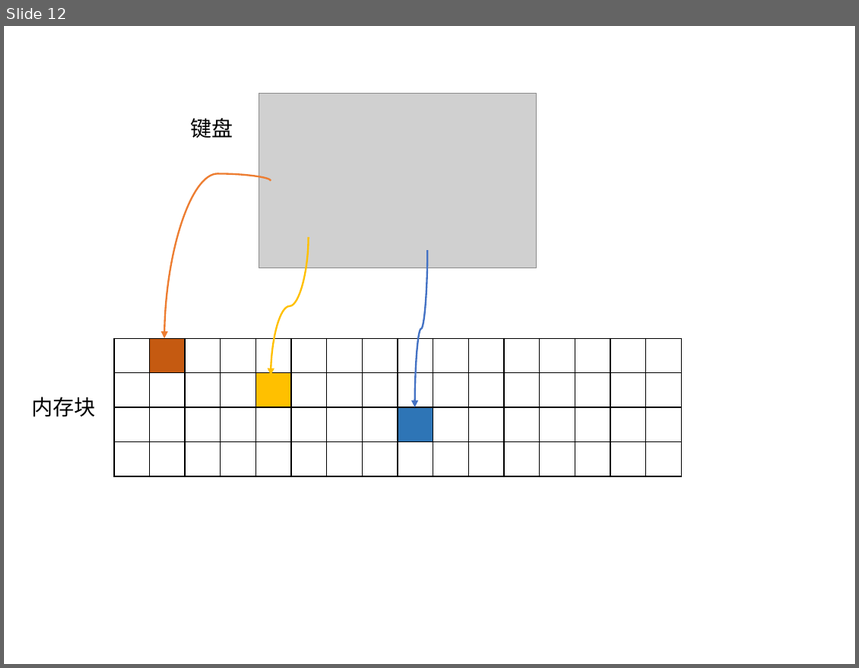
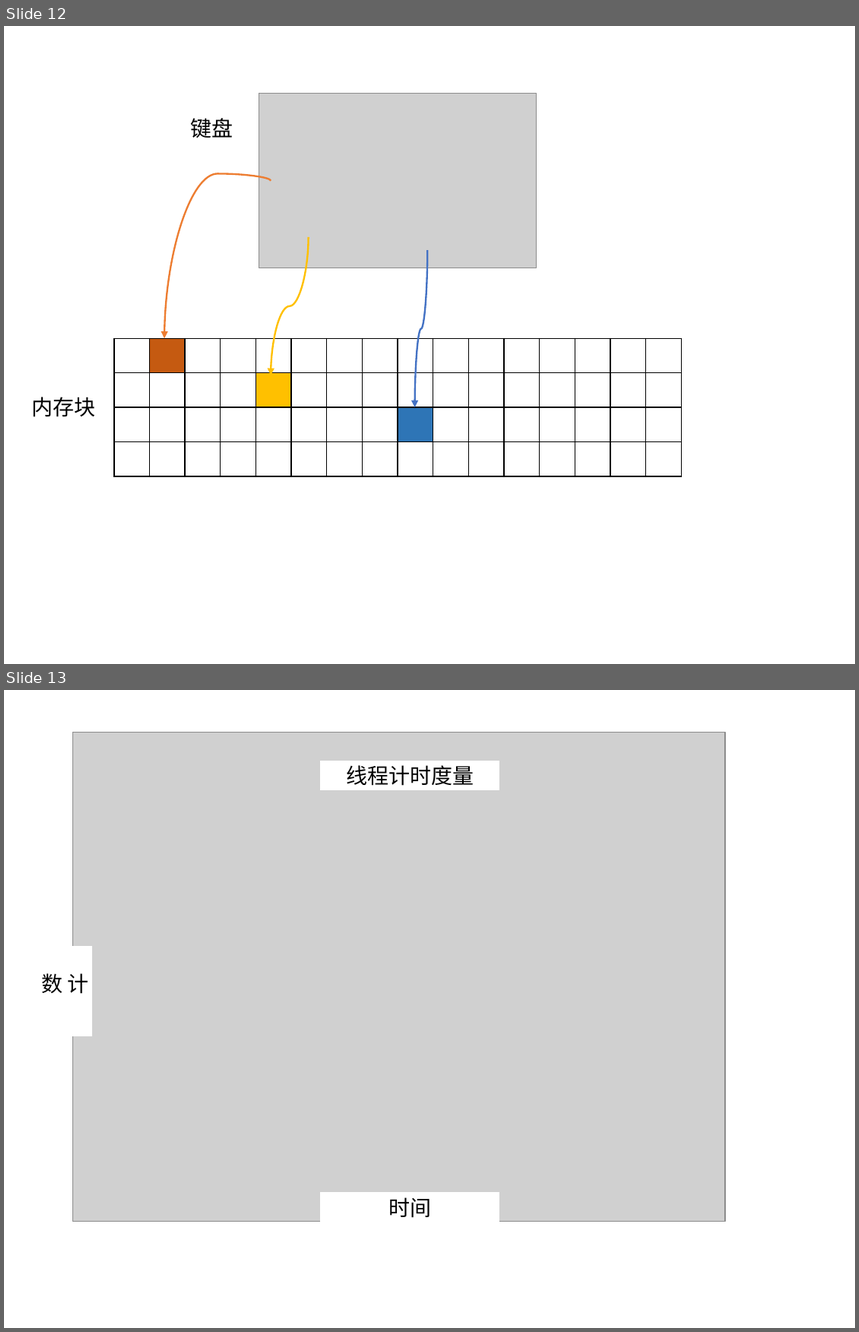
Before and after one commit to leborn0101/graduation, a slide deck: 论文图片.pptx. Shown one above the other, each under a label of ours: slide 12 before the commit, slides 12 and 13 after it. The pictures are 859x668 and 859x1332 pixels, drawn with LibreOffice and Linux fonts; fonts in the diff are those of the drawing; grey boxes stand for pictures. Boxes give left, top, right and bottom in pixels: in the first picture for what was removed or moved away, otherwise in the second. Text is boxed around its words. In the diff, an @@ line names an element or a change of style, - is before the commit and + after.

```diff
--- a/论文图片.pptx
+++ b/论文图片.pptx
@@ slide 13 added at (4, 690, 855, 1328), background #FFFFFF @@
@@ picture added at (73, 733, 726, 1222) @@
@@ rectangle added at (321, 761, 500, 790), fill #FFFFFF, outline #FFFFFF 1 pt, 18 pt, text #000000 @@
+线程计时度量
@@ rectangle added at (51, 947, 91, 1037), fill #FFFFFF, outline #FFFFFF 1 pt @@
@@ text added at (67, 973, 88, 994), 18 pt, text #000000 @@
+计数
@@ rectangle added at (321, 1193, 500, 1222), fill #FFFFFF, outline #FFFFFF 1 pt, 18 pt, text #000000 @@
+时间
```
Also in this commit, not shown: 2 other slides added, 17 other files.
